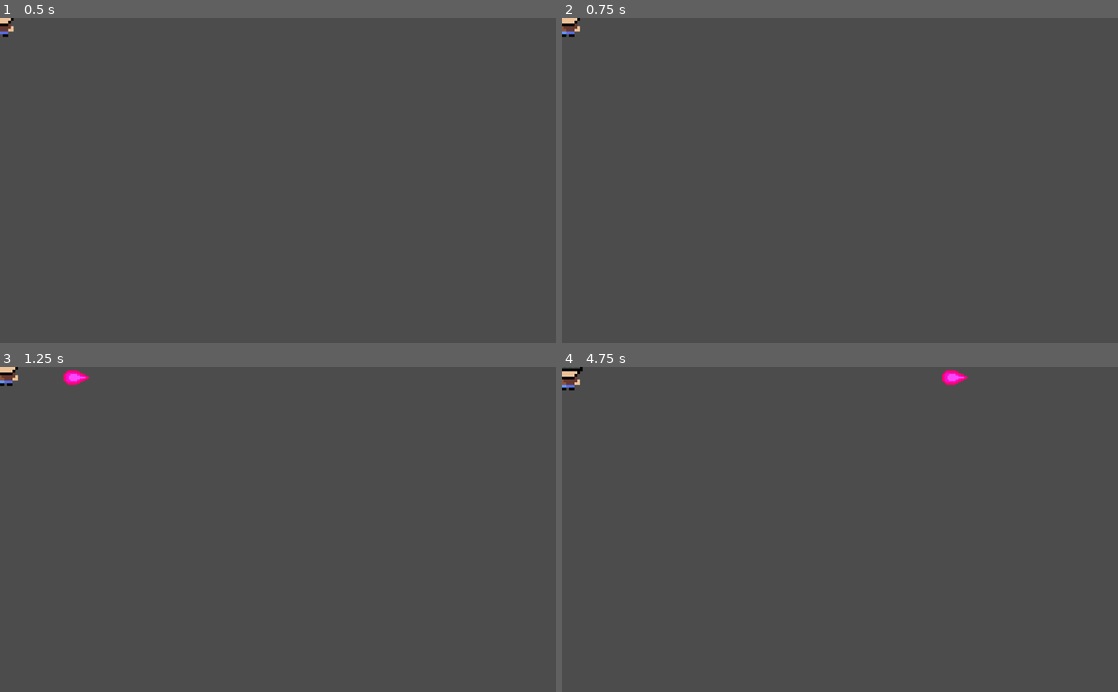
Above: before the commit, frames 1-4 (two rows, left to right).
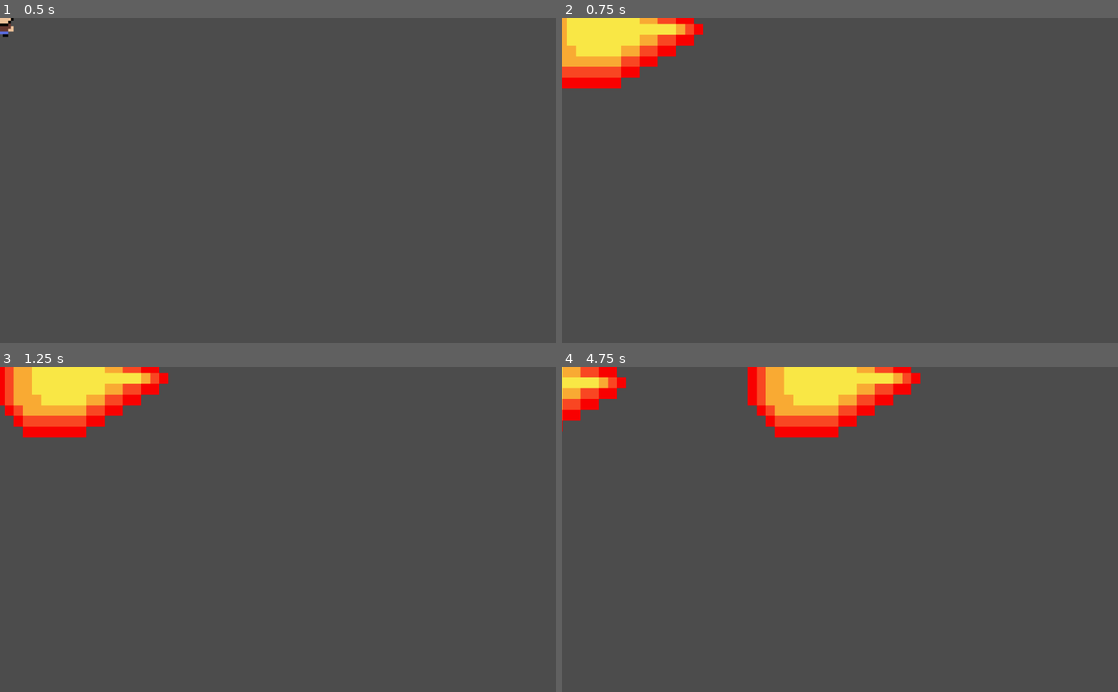
Above: after the commit, the same moments.

Repository: BadConfig/Again
Game: Godot game, scene res://Hero/Hero.tscn
Same seed, same stepped clock (60 frames per second), same inputs: the game is played once before the commit and once after it.
Inputs:
- Up to frame 1 (0.5 s): no input
- Up to frame 2 (0.75 s): tap Enter at 0.5 s; hold D from 0.53 s (still down); tap 1 at 0.6 s
- Up to frame 3 (1.25 s): keep holding D; tap Space at 0.77 s; tap 2 at 0.8 s
- Up to frame 4 (4.75 s): release D at 1.28 s; hold S 1.28-2.03 s; tap 2 at 1.35 s; tap Space at 1.52, 3.02, 3.77, 4.52 s; tap 3 at 1.55, 2.1 s; hold D 2.03-2.78 s; tap 4 at 2.3, 2.85 s; hold W 2.78-3.53 s; tap 5 at 3.05, 3.6 s; hold A from 3.53 s (still down); tap 6 at 3.8, 4.35 s; tap 1 at 4.55 s

Frame 1 is identical in both runs. In frame 2, 4.1% of the frame differs, in the area x 0-26%, y 0-22%; in frame 3, 5.0%; in frame 4, 6.6%, in the area x 0-74%, y 0-22%.

Commit message:
Added Fireblast
also human spell actions

Diff:
--- a/Hero/Hero.gd
+++ b/Hero/Hero.gd
@@ -22,10 +22,18 @@
 		'go_right':KEY_D,
 		'activate':KEY_F,
 		'attack':KEY_SPACE,
+		'spell1':KEY_1,
+		'spell2':KEY_2,
+		'spell3':KEY_3,
+		'spell4':KEY_4,
+		'spell5':KEY_5,
+		'spell6':KEY_6,
 		},
 	'human_class': 'mage',
 	'hero_inventory': [],
-	'hero_spells': [],
+	'hero_spells': [
+		preload("res://Spells/Fire Blast/FireBlast.tscn")
+		],
 	}
 
 
@@ -43,6 +51,8 @@
 			$"Human".go_right()
 		if event.scancode == hero_options['control_options']['attack']:
 			$"Human".go_attack()
+		if event.scancode == hero_options['control_options']['spell1']:
+			$"Human".go_spell(hero_options['hero_spells'][0])
 
 
 #==========================may=be=deleted=========================================
--- a/Human/Human.gd
+++ b/Human/Human.gd
@@ -49,6 +49,9 @@
 	move_vector.x = 0
 func go_stay():
 	pass
+func go_spell(spell_scene):
+	var spell = spell_scene.instance()
+	get_parent().add_child(spell)
 #========================attacking==============================
 var enable_shoot = true
 
--- /dev/null
+++ b/Spells/Fire Blast/CollisionShape2D.gd
@@ -0,0 +1,19 @@
+extends CollisionShape2D
+
+# Declare member variables here. Examples:
+# var a = 2
+# var b = "text"
+
+# Called when the node enters the scene tree for the first time.
+func _ready():
+	pass # Replace with function body.
+
+# Called every frame. 'delta' is the elapsed time since the previous frame.
+#func _process(delta):
+#	pass
+
+
+func _on_Area2D_area_entered(area):
+	var collision_object = area.get_parent().get_parent()
+	if collision_object.name == "Enemy":
+		collision_object.get_node("Human").die()
--- /dev/null
+++ b/Spells/Fire Blast/FireBlast.gd
@@ -0,0 +1,27 @@
+extends KinematicBody2D
+
+func _on_VisibilityNotifier2D_screen_exited():
+	queue_free()
+
+var direction_x = 0
+var direction_y = 0
+var options = {}
+
+var move_vector = Vector2()
+func _ready():
+	var dir = get_parent().get_node("Human").human_dir
+	if dir == 'up':
+		move_vector.y = -100
+		global_position = get_parent().get_node("Human").get_node("Vertical_arrow_position").global_position
+	if dir == 'down':
+		move_vector.y = 100
+		global_position = get_parent().get_node("Human").get_node("Vertical_arrow_position").global_position
+	if dir == 'left':
+		move_vector.x = -100
+		global_position = get_parent().get_node("Human").get_node("Horizontal_arrow_position").global_position
+	if dir == 'right':
+		move_vector.x = 100
+		global_position = get_parent().get_node("Human").get_node("Horizontal_arrow_position").global_position
+
+func _process(delta):
+	move_and_slide(move_vector)
--- /dev/null
+++ b/Spells/Fire Blast/FireBlast.tscn
@@ -0,0 +1,27 @@
+[gd_scene load_steps=5 format=2]
+
+[ext_resource path="res://Spells/Fire Blast/FireBlast.gd" type="Script" id=1]
+[ext_resource path="res://Spells/Fire Blast/Assets/f59eaa826d4e49f.png" type="Texture" id=2]
+[ext_resource path="res://Spells/Fire Blast/CollisionShape2D.gd" type="Script" id=3]
+
+[sub_resource type="CircleShape2D" id=1]
+radius = 100.351
+
+[node name="FireBlast" type="KinematicBody2D"]
+script = ExtResource( 1 )
+
+[node name="Sprite" type="Sprite" parent="."]
+position = Vector2( 23.9873, -8.5116 )
+scale = Vector2( 1.67793, 1.99033 )
+texture = ExtResource( 2 )
+
+[node name="Area2D" type="Area2D" parent="."]
+
+[node name="CollisionShape2D" type="CollisionShape2D" parent="Area2D"]
+position = Vector2( -1.54758, -0.773788 )
+shape = SubResource( 1 )
+script = ExtResource( 3 )
+
+[node name="VisibilityNotifier2D" type="VisibilityNotifier2D" parent="."]
+[connection signal="area_entered" from="Area2D" to="Area2D/CollisionShape2D" method="_on_Area2D_area_entered"]
+[connection signal="screen_exited" from="VisibilityNotifier2D" to="." method="_on_VisibilityNotifier2D_screen_exited"]
Binary file added: Spells/Fire Blast/Assets/f59eaa826d4e49f.png
Not shown, added: Spells/Fire Blast/Assets/f59eaa826d4e49f.png.import
